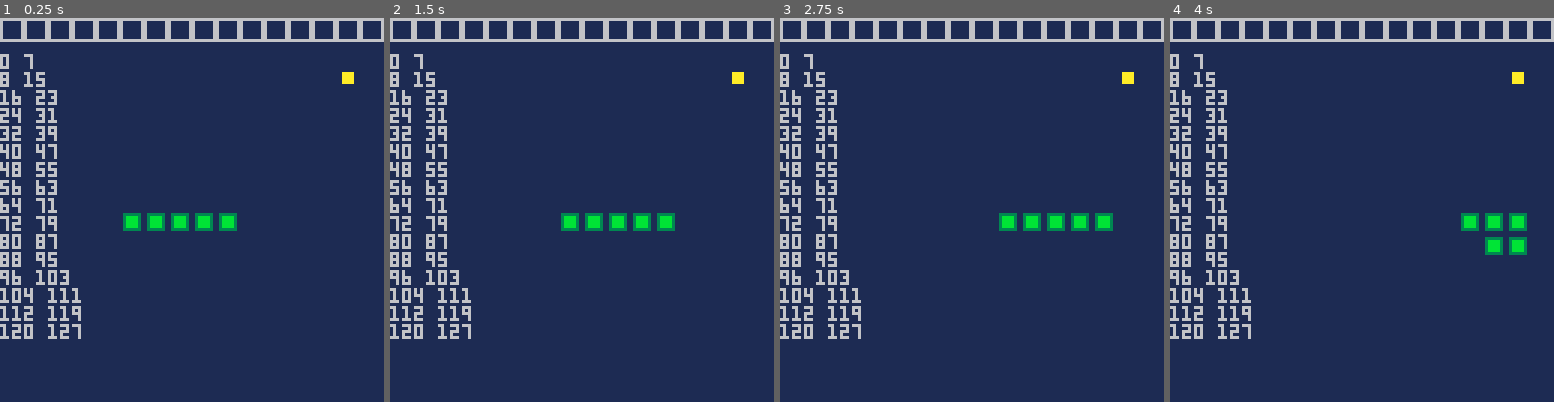
Above: before the commit, frames 1-4 (left to right).
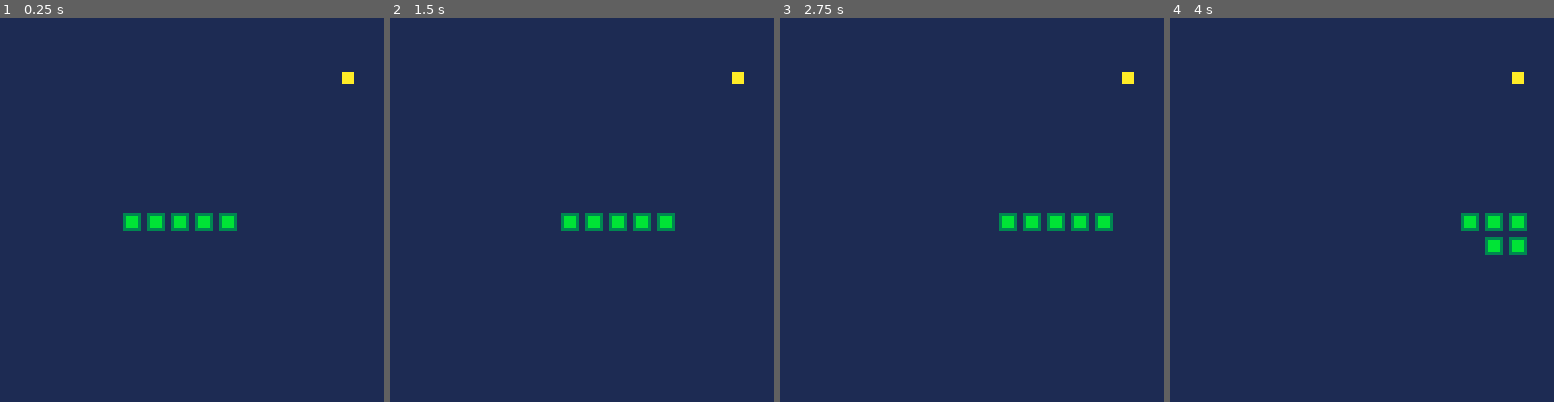
Above: after the commit, the same moments.

Repository: kakardo/Pico-8
Game: PICO-8 cartridge snake.p8
Two runs of this game, one before a commit and one after it. Both use one fixed random seed, a clock stepped at 60 frames per second and the inputs below.
Inputs:
- Up to frame 1 (0.25 s): no input
- Up to frame 2 (1.5 s): tap O (Z key) at 0.33, 0.7, 1.43 s; tap X (X key) at 1.07 s
- Up to frame 3 (2.75 s): hold Left 1.97-2.37 s; tap X (X key) at 2.07, 2.4, 2.73 s; tap O (Z key) at 2.22 s; hold Down from 2.42 s (still down)
- Up to frame 4 (4 s): release Down at 2.82 s; hold Right 2.87-3.53 s; tap X (X key) at 3.07, 3.4, 3.73 s; tap O (Z key) at 3.1, 3.98 s; hold Up from 3.58 s (still down)

The runs differ from the first frame. In frame 1, 6.8% of the frame differs, in the area x 0-100%, y 0-84%; in frame 2, 6.8%; in frame 3, 6.8%; in frame 4, 6.8%.

Commit message:
Rect() is drawing on the coordinates correctly in test.

Diff:
--- a/debug.lua
+++ b/debug.lua
@@ -8,7 +8,7 @@
 
 function debug()
 	--snake_and_fruit_tester()
-	coordinat_tester()
+	--coordinat_tester()
 end
 
 function snake_and_fruit_tester()
@@ -35,9 +35,10 @@
 function coordinat_tester()
 	print("")
 	print("")
-	for i = 0, width-1, scale do
-		rect(i, 0, i+scale-1, scale-1)
-		print(i.." "..i+scale-1)
+	for i = 0, max-1, scale do
+		rect(i, 0, i+scale-1, scale-1, 14) -- X-coordinate
+		rect(0, i, scale-1, i+scale-1, 9) -- Y-coordinate
+		print("   "..i.." "..i+scale-1)
 	end
 end
 
--- a/main.lua
+++ b/main.lua
@@ -39,7 +39,7 @@
 
 
 scale = 8 -- size of game steps
-width = 128
+max = 128
 
 button_pushed = 1
 just_moved = false
@@ -52,14 +52,18 @@
 score = 0
 
 function store_empty_cells()
-	for i = 0, width-1, scale do
-		rect(i, 0, i+scale-1, scale-1)
-		print(i.." "..i+scale-1)
+	for y = 0, max-1, scale do
+		for x = 0, max-1, scale do
+			--rect(x, 0, x+scale-1, scale-1)
+			rect(0, y, scale-1, y+scale-1)
+			print(x.." "..x+scale-1)
+		end
 	end
 end
 
 
 function _init()
+	--store_empty_cells()
 	init_head()
 	init_body()
 	init_fruit()
